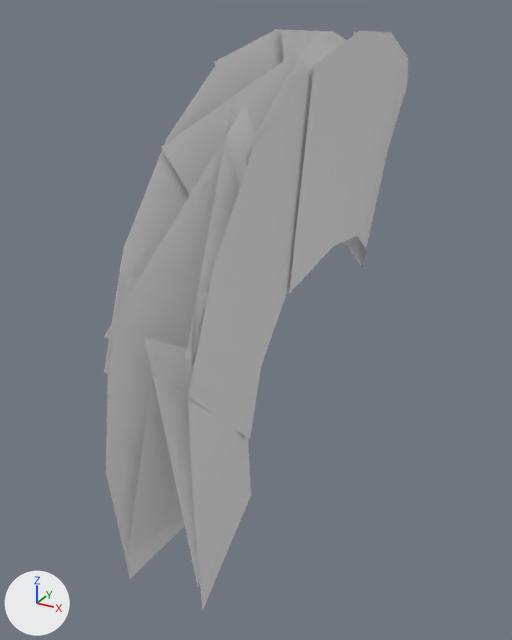
The glTF model assets/Converted Models/HairStyle/Human Male/Martial arts male hair 14.glb, before and after one commit.
Rendered twice from a 50 mm camera at (0.161, -0.343, 0.263) aimed at (-0.02, -0.013, 0.098). Lighting does not change. The marker at lower left points along +X, +Y and +Z. The picture after the commit comes second.

The first picture shows '������ͷ��14_0'.
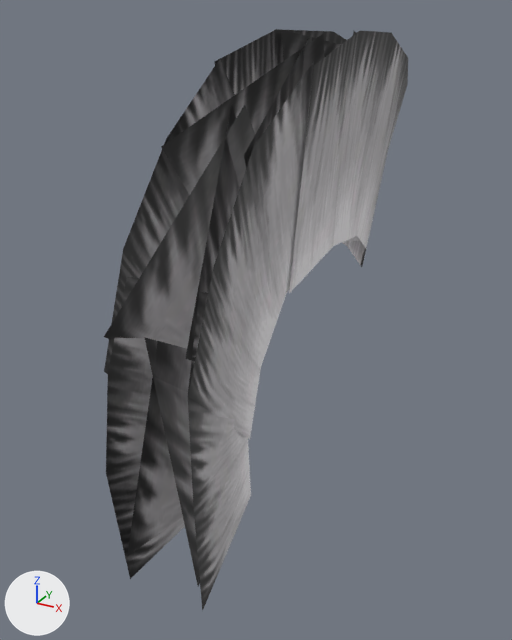
What differs and where, as boxes (x1, y1, x2, y2) in the pictures (512 x 640 px):
'������ͷ��14_0', recoloured (white to grey)
    both: (104, 29, 408, 611)

Diff of the bpy script that builds the scene:
```diff
--- a/assets/Converted Models/HairStyle/Human Male/Martial arts male hair 14.glb.py
+++ b/assets/Converted Models/HairStyle/Human Male/Martial arts male hair 14.glb.py
@@ img_tex_2251939496341131144_dds @@
+img_tex_2251939496341131144_dds = load_image('tex_2251939496341131144.dds', '_unpacked/tex_2251939496341131144.dds', 512, 512, 'sRGB')
@@ mat_武侠男头发14_0_mat_001 @@
+mat_武侠男头发14_0_mat_001 = principled_material('武侠男头发14_0_mat.001')
+mat_武侠男头发14_0_mat_001.texture = img_tex_2251939496341131144_dds
@@ me_ͷ__14_0 @@
 me_ͷ__14_0.from_pydata(...)  # 101 vertices, 71 faces; spans x -0.026..0.026, y -0.146..0.174, z 0.009..0.253
+me_ͷ__14_0.materials.append(mat_武侠男头发14_0_mat_001)  # picture img_tex_2251939496341131144_dds
```
